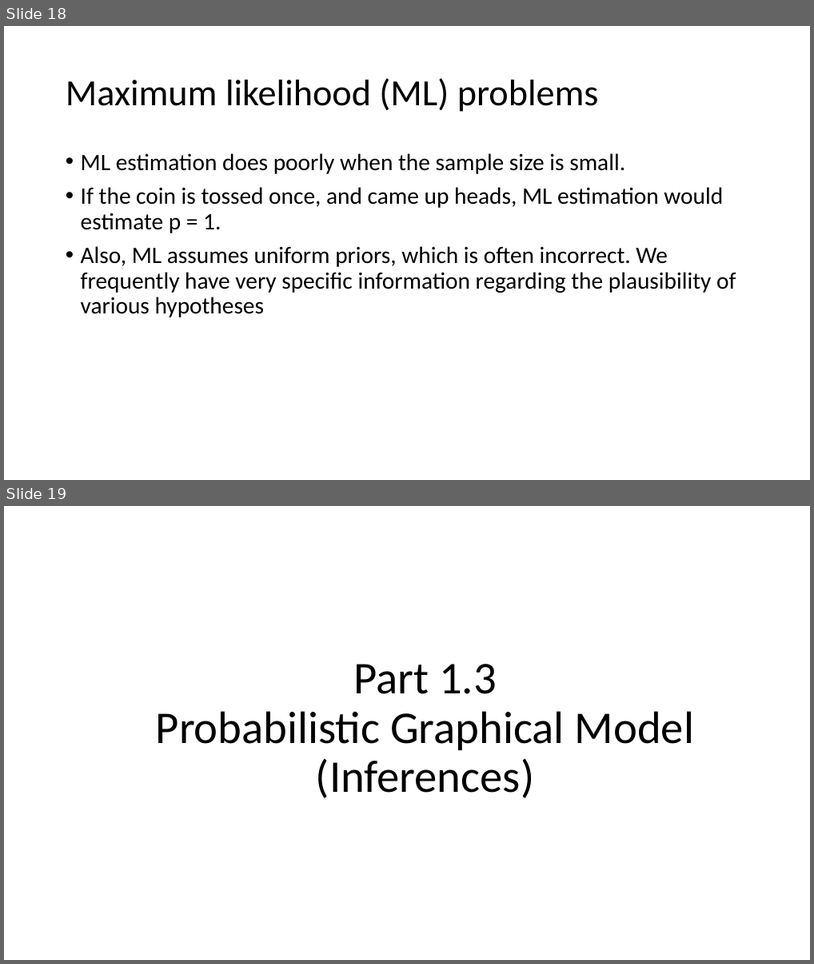
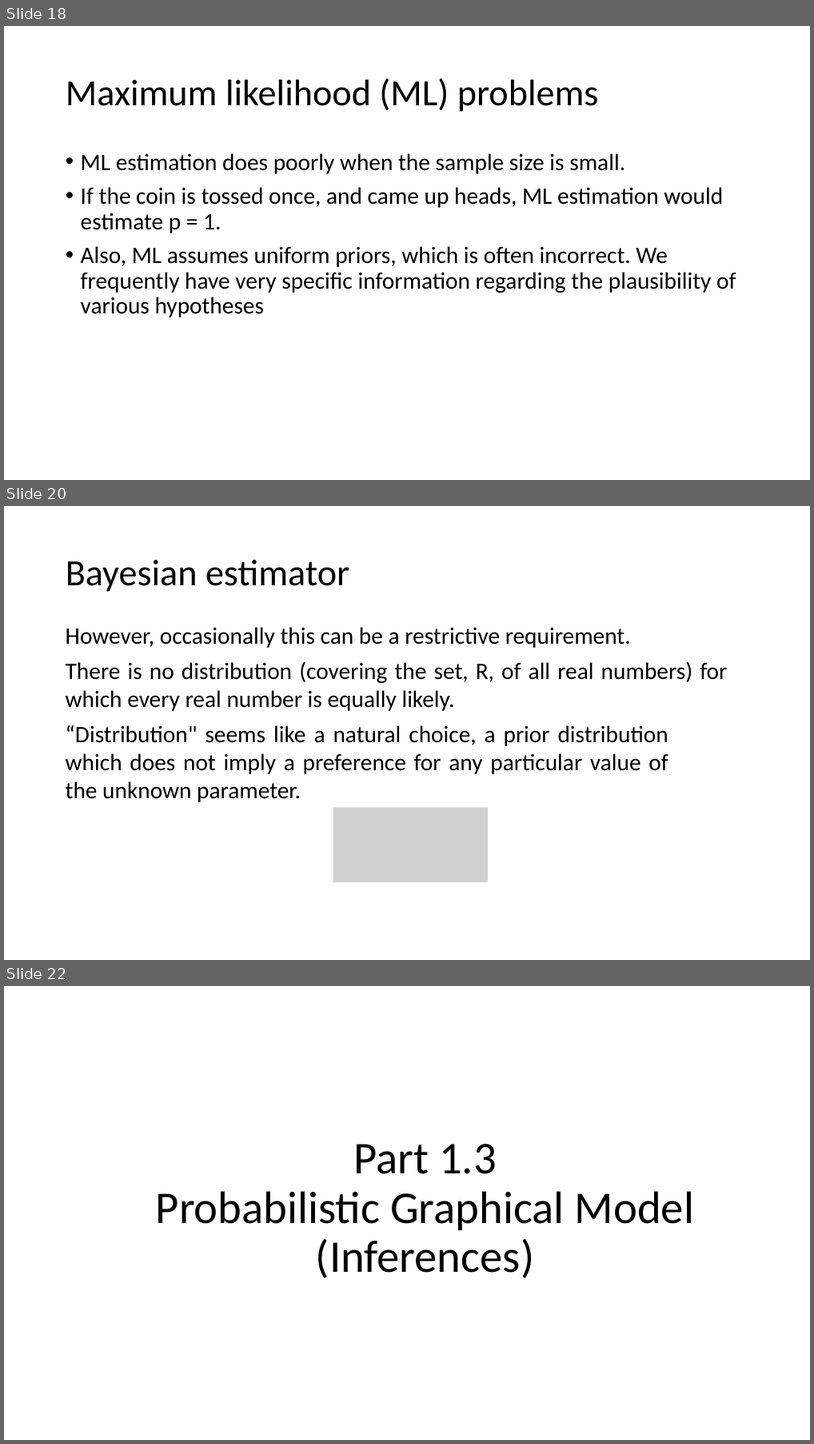
Before and after one commit to nguyenduyhanlam/Probabilistic_Graphical_Models, a slide deck: NguyenDuyHanLam_196005004/baocao.pptx. Shown one above the other, each under a label of ours: slides 18 and 19 before the commit, slides 18, 20 and 22 after it; the slides between them are not shown. The pictures are 814x964 and 814x1444 pixels, drawn with LibreOffice and Linux fonts; fonts in the diff are those of the drawing; grey boxes stand for pictures. Boxes give left, top, right and bottom in pixels: in the first picture for what was removed or moved away, otherwise in the second. Text is boxed around its words. In the diff, an @@ line names an element or a change of style, - is before the commit and + after.

```diff
--- a/NguyenDuyHanLam_196005004/baocao.pptx
+++ b/NguyenDuyHanLam_196005004/baocao.pptx
@@ slide 20 added at box(4, 506, 810, 960), background #FFFFFF @@
@@ title added at box(66, 560, 350, 592), 44 pt, text #000000 @@
+Bayesian estimator
@@ text added at box(66, 627, 631, 648), 28 pt, text #000000 @@
+However, occasionally this can be a restrictive requirement.
@@ text added at box(66, 661, 727, 711), 28 pt, text #000000 @@
+There is no distribution (covering the set, R, of all real numbers) for which every real number is equally likely.
@@ text added at box(66, 725, 669, 802), 28 pt, text #000000 @@
+“Distribution" seems like a natural choice, a prior distribution which does not imply a preference for any particular value of the unknown parameter.
@@ picture added at box(334, 808, 489, 882) @@
@@ what was slide 19 is now slide 22 @@
```
Also in this commit, not shown: 5 slides changed, 2 other slides added, 1 slide removed, 1 other file.
